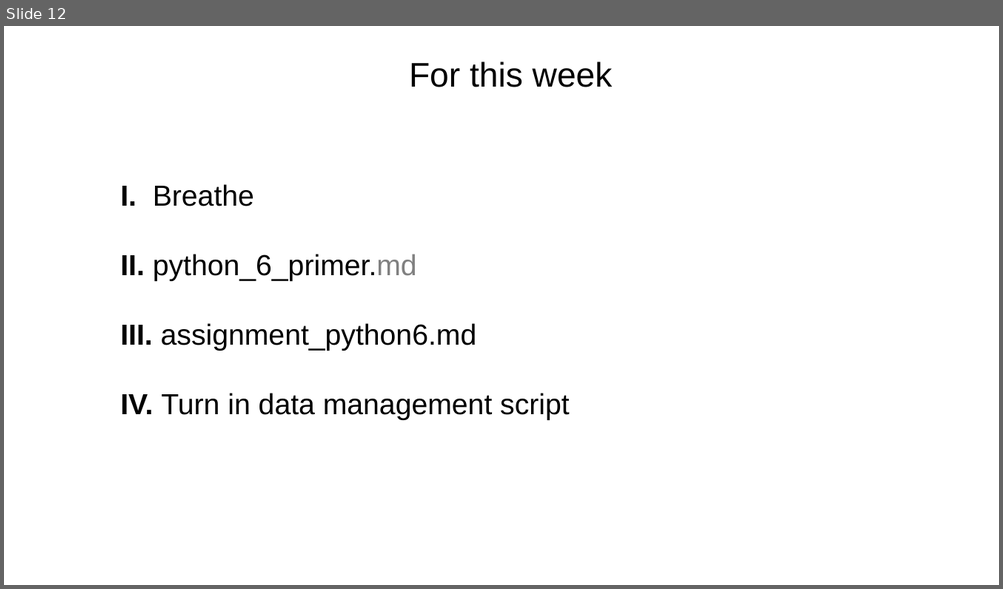
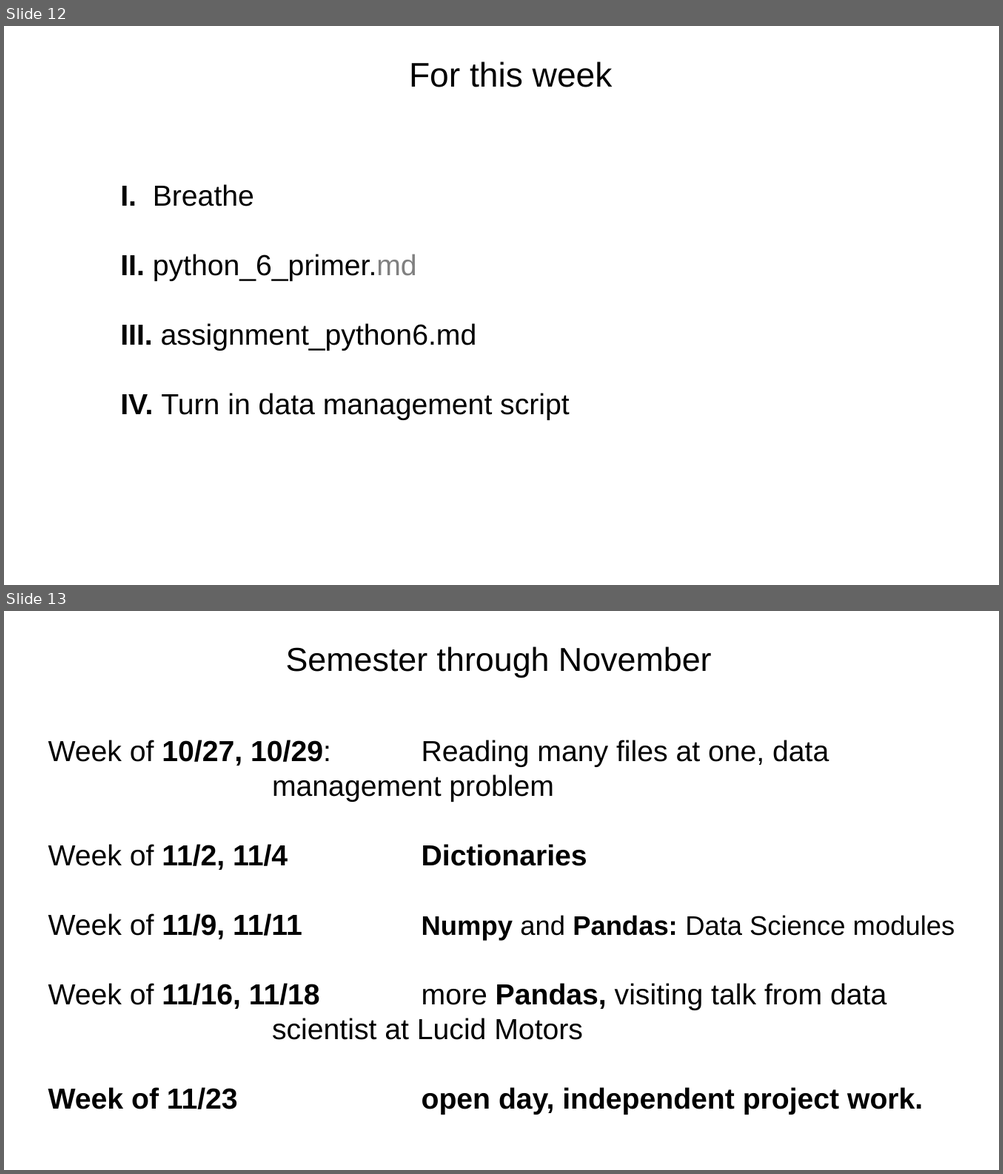
Before and after one commit to tparchman/F21_BIOL792, a slide deck: week11_python6/week11_python6.pptx. Shown one above the other, each under a label of ours: slide 12 before the commit, slides 12 and 13 after it. The pictures are 1003x589 and 1003x1174 pixels, drawn with LibreOffice and Linux fonts; fonts in the diff are those of the drawing. Boxes give left, top, right and bottom in pixels: in the first picture for what was removed or moved away, otherwise in the second. Text is boxed around its words. In the diff, an @@ line names an element or a change of style, - is before the commit and + after.

```diff
--- a/week11_python6/week11_python6.pptx
+++ b/week11_python6/week11_python6.pptx
@@ slide 13 added at (4, 611, 999, 1170), background #FFFFFF @@
@@ text added at (286, 647, 711, 678), 32 pt, text #000000 @@
+Semester through November
@@ text added at (48, 740, 955, 1115), 28 pt, text #000000 @@
+Week of 10/27, 10/29: Reading many files at one, data management problem
+Week of 11/2, 11/4 Dictionaries
+Week of 11/9, 11/11 Numpy and Pandas: Data Science modules
+Week of 11/16, 11/18 more Pandas, visiting talk from data scientist at Lucid Motors
+Week of 11/23 open day, independent project work.
```
Also in this commit, not shown: 1 slide removed.
